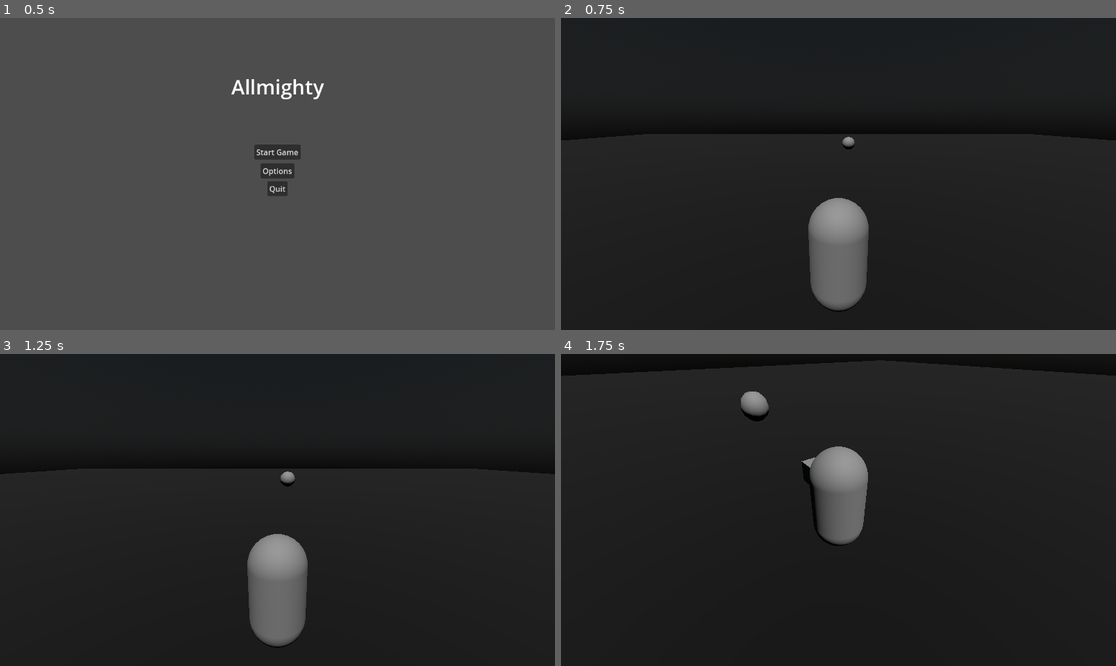
Above: before the commit, frames 1-4 (two rows, left to right).
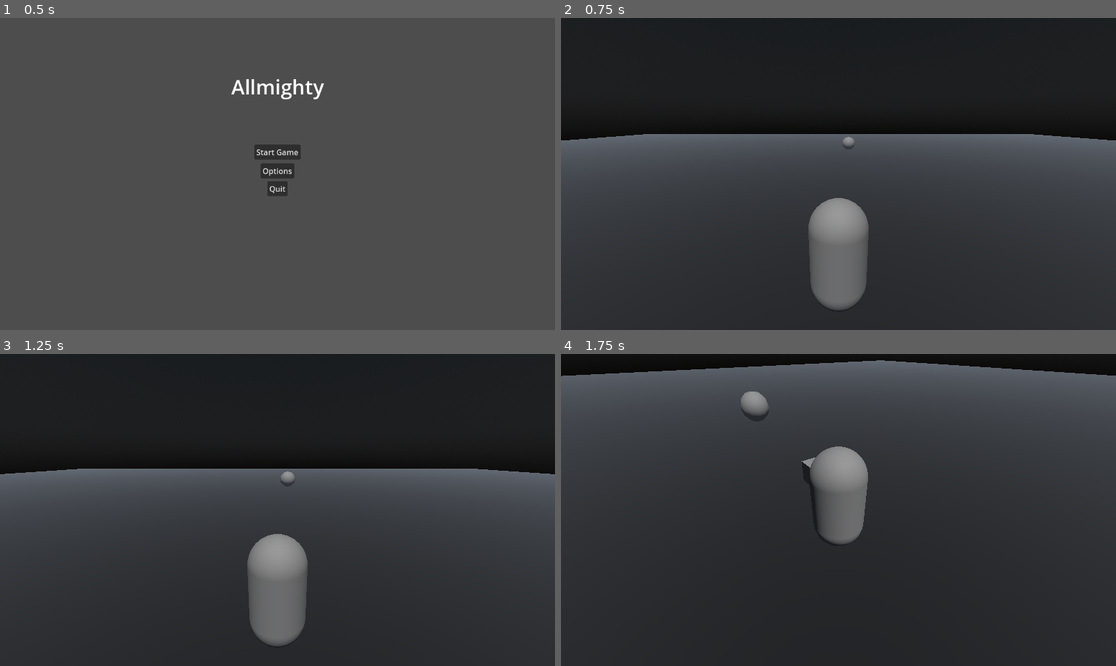
Above: after the commit, the same moments.

Repository: MikaelVV/Allmighty
Game: Godot game, scene res://Scenes/MainMenu.tscn
Same seed, same stepped clock (60 frames per second), same inputs: the game is played once before the commit and once after it.
Inputs (mouse positions are in pixels of both pictures, inside the frame that each line leads up to):
- Up to frame 1 (0.5 s): no input
- Up to frame 2 (0.75 s): click "Start Game" at 0.5 s
- Up to frame 3 (1.25 s): no input
- Up to frame 4 (1.75 s): tap Enter (ui_accept) at 1.25, 1.52 s; move the mouse to (866, 510) at 1.27 s; hold W (move_forward) from 1.28 s (still down)

Frame 1 is identical in both runs. In frame 2, 33% of the frame differs, in the area x 0-100%, y 37-95%; in frame 3, 28%; in frame 4, 36%, in the area x 0-100%, y 2-62%.

Commit message:
platform scaling
skeilaa childista main objectin sijaan

Diff:
--- a/Scenes/main.tscn
+++ b/Scenes/main.tscn
@@ -13,10 +13,12 @@
 [sub_resource type="Environment" id="Environment_ful8f"]
 background_mode = 2
 sky = SubResource("Sky_d8vbg")
+fog_enabled = true
 volumetric_fog_enabled = true
 volumetric_fog_density = 0.08
 
-[sub_resource type="BoxShape3D" id="BoxShape3D_ykaip"]
+[sub_resource type="BoxShape3D" id="BoxShape3D_0qtmf"]
+size = Vector3(100, 1, 100)
 
 [sub_resource type="StandardMaterial3D" id="StandardMaterial3D_rgrgm"]
 albedo_color = Color(0, 0, 0, 1)
@@ -37,13 +39,13 @@
 [node name="Player" parent="." groups=["player"] instance=ExtResource("1_b2jon")]
 
 [node name="Ground" type="StaticBody3D" parent="."]
-transform = Transform3D(100, 0, 0, 0, 1, 0, 0, 0, 100, 0, 0, 0)
 
 [node name="CollisionShape3D" type="CollisionShape3D" parent="Ground"]
-shape = SubResource("BoxShape3D_ykaip")
+shape = SubResource("BoxShape3D_0qtmf")
 
 [node name="CSGBox3D" type="CSGBox3D" parent="Ground"]
 material_override = SubResource("StandardMaterial3D_rgrgm")
+size = Vector3(100, 1, 100)
 
 [node name="DirectionalLight3D" type="DirectionalLight3D" parent="."]
 transform = Transform3D(1, 0, 0, 0, 0.5, 0.866025, 0, -0.866025, 0.5, 0, 26.4065, 40.764)
